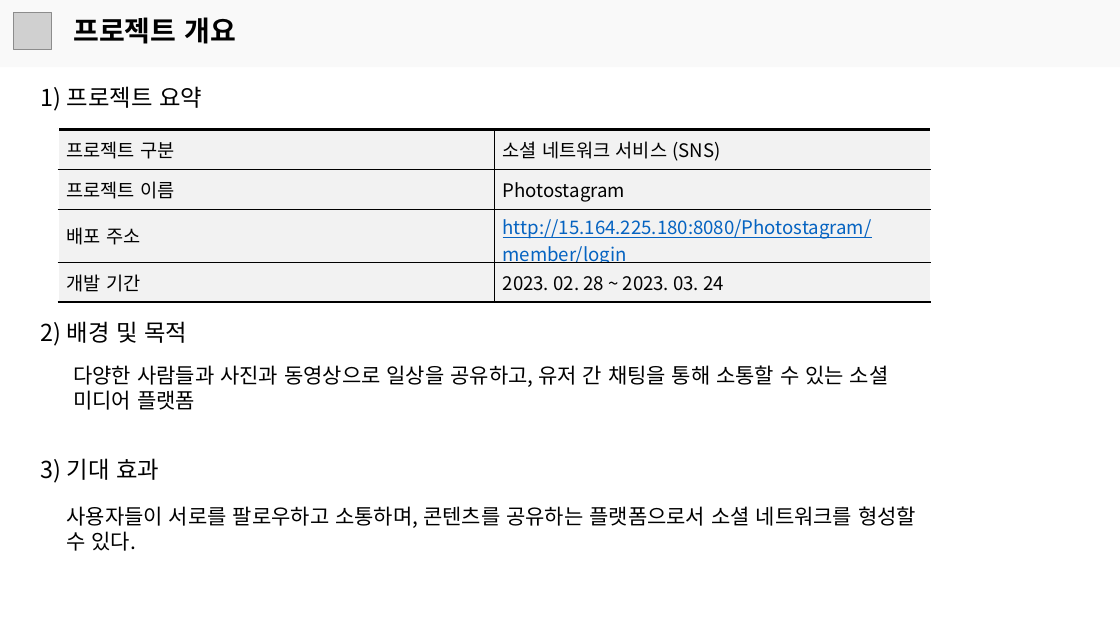
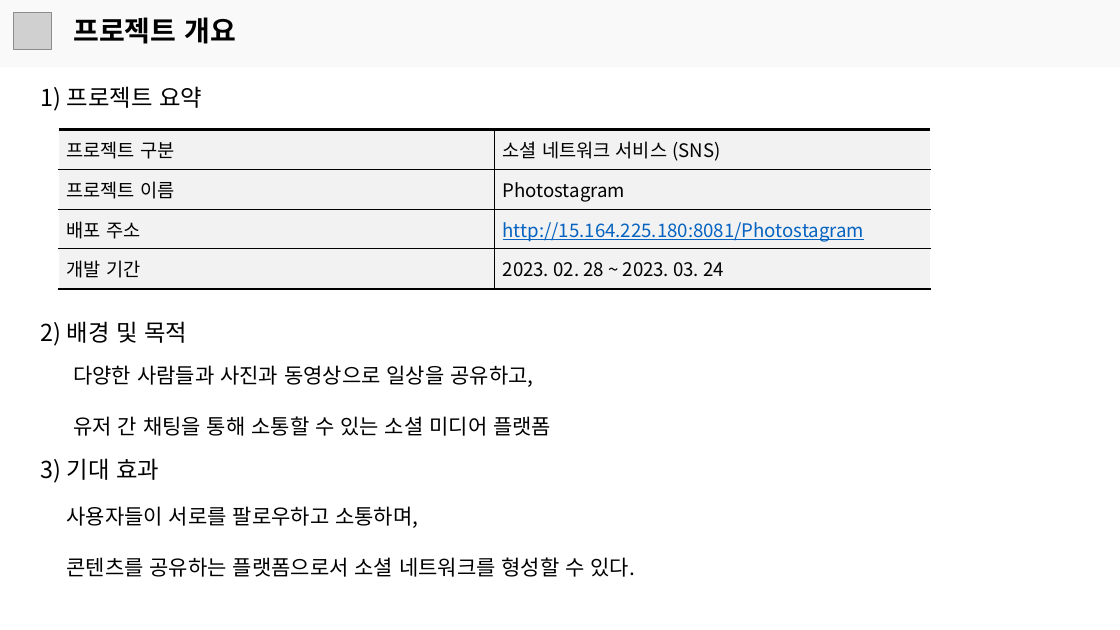
Before and after one commit to JGwanghou/Photostagram_, a slide deck: slide 3 of 프로젝트 발표 보고서.pptx. Drawn at 1120x630 pixels with LibreOffice and Linux fonts; fonts in the diff are those of the drawing; grey boxes stand for pictures. Boxes give left, top, right and bottom in pixels: in the first picture for what was removed or moved away, otherwise in the second. Text is boxed around its words. In the diff, an @@ line names an element or a change of style, - is before the commit and + after.

```diff
--- a/프로젝트 발표 보고서.pptx
+++ b/프로젝트 발표 보고서.pptx
@@ table at box(58, 129, 930, 289) @@
-row 3, column 2: http://15.164.225.180:8080/Photostagram/member/login
+row 3, column 2: http://15.164.225.180:8081/Photostagram
@@ text at box(73, 365, 551, 436): text changed @@
-다양한 사람들과 사진과 동영상으로 일상을 공유하고, 유저 간 채팅을 통해 소통할 수 있는 소셜 미디어 플랫폼
+다양한 사람들과 사진과 동영상으로 일상을 공유하고,
+유저 간 채팅을 통해 소통할 수 있는 소셜 미디어 플랫폼
@@ text at box(66, 506, 635, 577): text changed @@
-사용자들이 서로를 팔로우하고 소통하며, 콘텐츠를 공유하는 플랫폼으로서 소셜 네트워크를 형성할 수 있다.
+사용자들이 서로를 팔로우하고 소통하며,
+콘텐츠를 공유하는 플랫폼으로서 소셜 네트워크를 형성할 수 있다.
```
Also in this commit, not shown: 5 other slides changed, 5 slides added.
